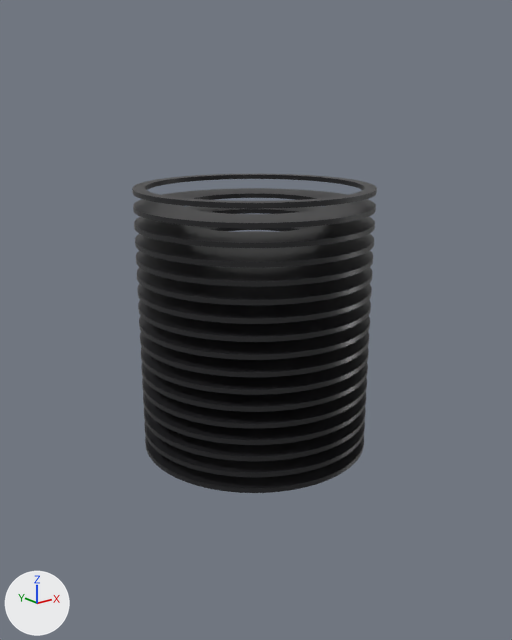
The glTF model veit/assets/models/Washers_spread.glb, before and after one commit.
Rendered twice from a 50 mm lens placed at (-13.22, -16.59, 6.55), pointed at (0.02, -0.04, -0.07). The lights are fixed; the arrows at lower left show +X, +Y and +Z. The picture after the commit comes second. Where no turn or scale is listed for an object, it has been applied to the vertices. Vertices at exactly the same position are counted once.

Names of what the first picture shows: 'Washers_spread'.
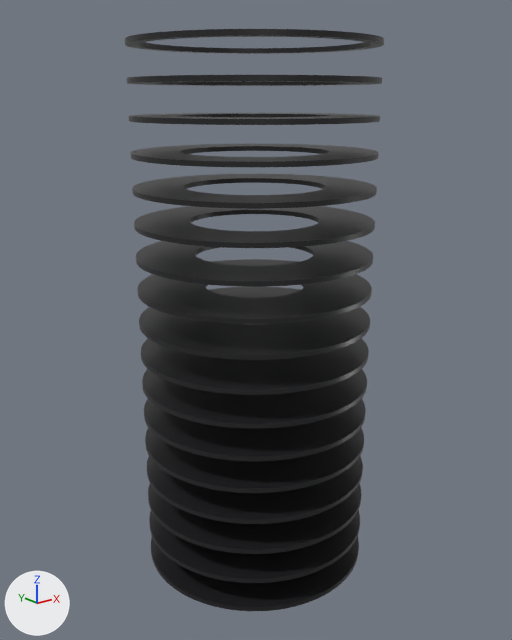
The edits, one by one:
me_washers_spread is used by ob_washers_spread; location (0.0, 0.0, 0.0).
me_washers_spread had 5118 vertices, 10236 faces and spanned x -3.56..3.56, y -3.56..3.56, z -4.07..4.07.
me_washers_spread now has 5118 vertices, 10236 faces and spans x -3.56..3.56, y -3.56..3.56, z -8.07..8.07.
me_washers_spread part 1: the loose piece of 240 vertices spanning x -3.56..3.56, y -3.56..3.56, z 0.93..1.07 is moved by (0.0, 0.0, -9.0).
me_washers_spread part 2: the loose piece of 246 vertices spanning x -3.56..3.56, y -3.56..3.56, z 0.43..0.57 is moved by (0.0, 0.0, -7.5).
me_washers_spread part 3: the loose piece of 252 vertices spanning x -3.56..3.56, y -3.56..3.56, z -0.07..0.07 is moved by (0.0, 0.0, -6.0).
me_washers_spread part 4: the loose piece of 258 vertices spanning x -3.56..3.56, y -3.56..3.56, z -0.57..-0.43 is moved by (0.0, 0.0, -4.5).
me_washers_spread part 5: the loose piece of 264 vertices spanning x -3.56..3.56, y -3.56..3.56, z -1.07..-0.93 is moved by (0.0, 0.0, -3.0).
me_washers_spread part 6: the loose piece of 268 vertices spanning x -3.56..3.56, y -3.56..3.56, z -1.57..-1.43 is moved by (0.0, 0.0, -1.5).
me_washers_spread part 7: the loose piece of 274 vertices spanning x -3.56..3.56, y -3.56..3.56, z 1.43..1.57 is moved by (0.0, 0.0, -3.5).
me_washers_spread part 8: the loose piece of 282 vertices spanning x -3.56..3.56, y -3.56..3.56, z -2.07..-1.93 is moved by (0.0, 0.0, 1.0).
me_washers_spread part 9: the loose piece of 294 vertices spanning x -3.56..3.56, y -3.56..3.56, z -2.57..-2.43 is moved by (0.0, 0.0, 2.5).
me_washers_spread part 10: the loose piece of 318 vertices spanning x -3.56..3.56, y -3.56..3.56, z 1.93..2.07 is moved by (0.0, 0.0, -1.0).
me_washers_spread part 11: the loose piece of 330 vertices spanning x -3.56..3.56, y -3.56..3.56, z 2.43..2.57 is moved by (0.0, 0.0, -0.5).
me_washers_spread part 12: the loose piece of 334 vertices spanning x -3.56..3.56, y -3.56..3.56, z -3.07..-2.93 is moved by (0.0, 0.0, 6.0).
me_washers_spread part 13: the loose piece of 340 vertices spanning x -3.56..3.56, y -3.56..3.56, z 2.93..3.07 is moved by (0.0, 0.0, 1.0).
me_washers_spread part 14: the loose piece of 342 vertices spanning x -3.56..3.56, y -3.56..3.56, z -3.57..-3.43 is moved by (0.0, 0.0, 8.5).
me_washers_spread part 15: the loose piece of 342 vertices spanning x -3.56..3.56, y -3.56..3.56, z 3.43..3.57 is moved by (0.0, 0.0, 2.5).
me_washers_spread part 16: the loose piece of 360 vertices spanning x -3.56..3.56, y -3.56..3.56, z -4.07..-3.93 is moved by (0.0, 0.0, 11.0).
me_washers_spread part 17: the loose piece of 374 vertices spanning x -3.56..3.56, y -3.56..3.56, z 3.93..4.07 is moved by (0.0, 0.0, 4.0).

Changed parts and their boxes [x1, y1, x2, y2] in the pictures (512 x 640 px; the box of a moved part takes in the faces that stretch with it):
'Washers_spread', reshaped (82% taller): before [132, 174, 377, 493]; after [125, 29, 384, 611]
part 1 of me_washers_spread, moved or reshaped: before [138, 283, 372, 324]; after [151, 536, 359, 611]
part 2 of me_washers_spread, moved or reshaped: before [138, 300, 371, 342]; after [149, 510, 360, 583]
part 3 of me_washers_spread, moved or reshaped: before [139, 316, 370, 360]; after [148, 483, 361, 554]
part 4 of me_washers_spread, moved or reshaped: before [140, 332, 369, 377]; after [147, 456, 363, 524]
part 5 of me_washers_spread, moved or reshaped: before [141, 347, 369, 395]; after [145, 428, 364, 493]
part 6 of me_washers_spread, moved or reshaped: before [141, 362, 368, 412]; after [144, 399, 366, 461]
part 7 of me_washers_spread, moved or reshaped: before [137, 267, 372, 305]; after [142, 369, 367, 428]
part 8 of me_washers_spread, moved or reshaped: before [142, 377, 367, 428]; after [141, 323, 369, 395]
part 9 of me_washers_spread, moved or reshaped: before [143, 392, 366, 445]; after [139, 287, 370, 360]
part 10 of me_washers_spread, moved or reshaped: before [136, 231, 373, 287]; after [138, 259, 372, 324]
part 11 of me_washers_spread, moved or reshaped: before [135, 226, 374, 268]; after [136, 241, 373, 287]
part 12 of me_washers_spread, moved or reshaped: before [144, 407, 366, 461]; after [134, 206, 375, 248]
part 13 of me_washers_spread, moved or reshaped: before [134, 206, 375, 248]; after [132, 174, 377, 209]
part 14 of me_washers_spread, moved or reshaped: before [144, 421, 365, 477]; after [130, 144, 379, 167]
part 15 of me_washers_spread, moved or reshaped: before [133, 188, 376, 229]; after [129, 113, 380, 125]
part 16 of me_washers_spread, moved or reshaped: before [145, 436, 364, 493]; after [127, 75, 382, 86]
part 17 of me_washers_spread, moved or reshaped: before [132, 174, 377, 209]; after [125, 29, 384, 54]
